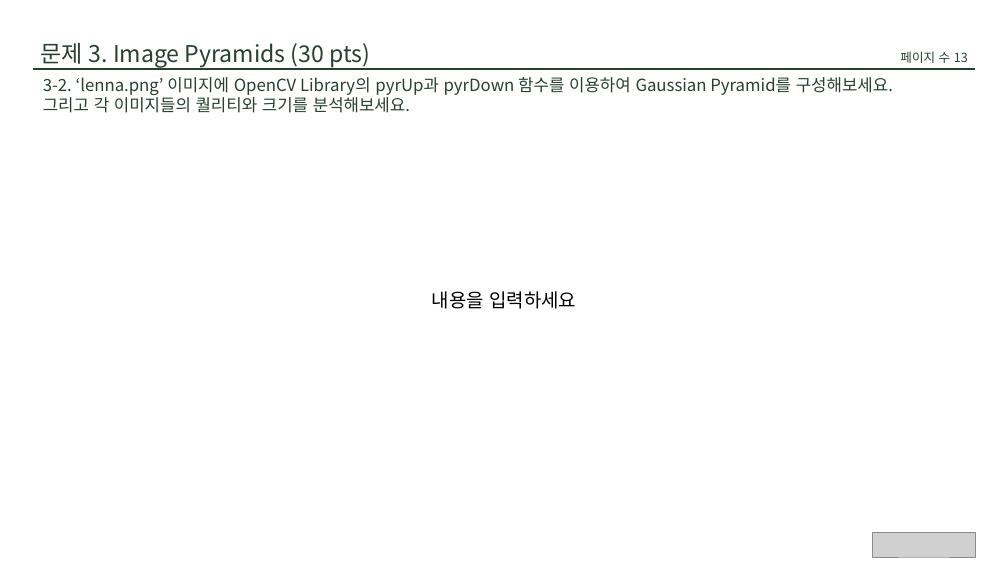
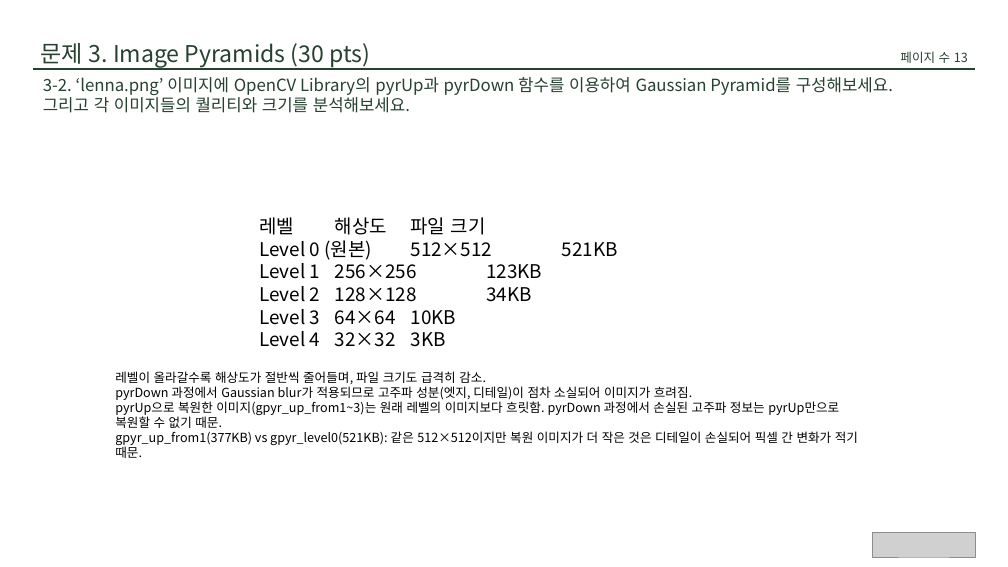
Before and after one commit to susie-Choi/awesome-humanoids, a slide deck: slide 13 of vision/hw1/HW1_2025712918_최수지.pptx. Drawn at 1008x567 pixels with LibreOffice and Linux fonts; fonts in the diff are those of the drawing; grey boxes stand for pictures. Boxes give left, top, right and bottom in pixels: in the first picture for what was removed or moved away, otherwise in the second. Text is boxed around its words. In the diff, an @@ line names an element or a change of style, - is before the commit and + after.

Commit message:
hw1: pptx 업데이트, 불필요한 소스 파일 정리

```diff
--- a/vision/hw1/HW1_2025712918_최수지.pptx
+++ b/vision/hw1/HW1_2025712918_최수지.pptx
@@ text added at [259, 217, 542, 347], 18 pt, text #000000 @@
+레벨 해상도 파일 크기
+Level 0 (원본) 512×512 521KB
+Level 1 256×256 123KB
+Level 2 128×128 34KB
+Level 3 64×64 10KB
+Level 4 32×32 3KB
@@ text removed at [432, 291, 576, 309] @@
-내용을 입력하세요
@@ text added at [115, 371, 858, 458], 12 pt, text #000000 @@
+레벨이 올라갈수록 해상도가 절반씩 줄어들며, 파일 크기도 급격히 감소.
+pyrDown 과정에서 Gaussian blur가 적용되므로 고주파 성분(엣지, 디테일)이 점차 소실되어 이미지가 흐려짐.
+pyrUp으로 복원한 이미지(gpyr_up_from1~3)는 원래 레벨의 이미지보다 흐릿함. pyrDown 과정에서 손실된 고주파 정보는 pyrUp만으로 복원할 수 없기 때문.
+gpyr_up_from1(377KB) vs gpyr_level0(521KB): 같은 512×512이지만 복원 이미지가 더 작은 것은 디테일이 손실되어 픽셀 간 변화가 적기 때문.
```
Also in this commit, not shown: 5 other slides changed, 44 other files.
